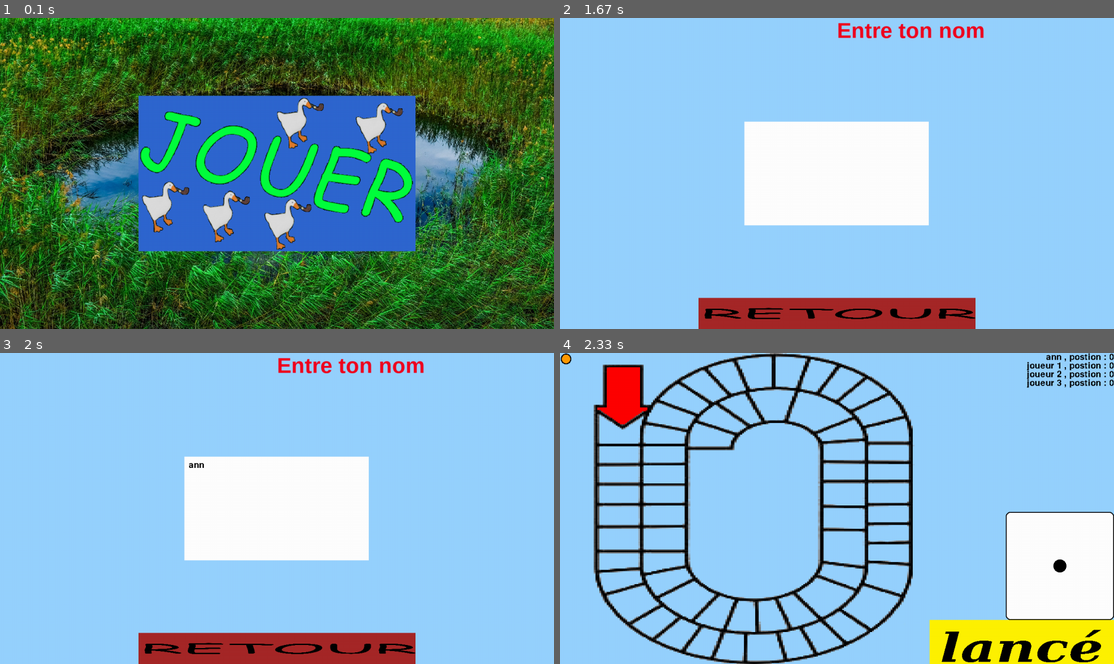
Above: before the commit, frames 1-4 (two rows, left to right).
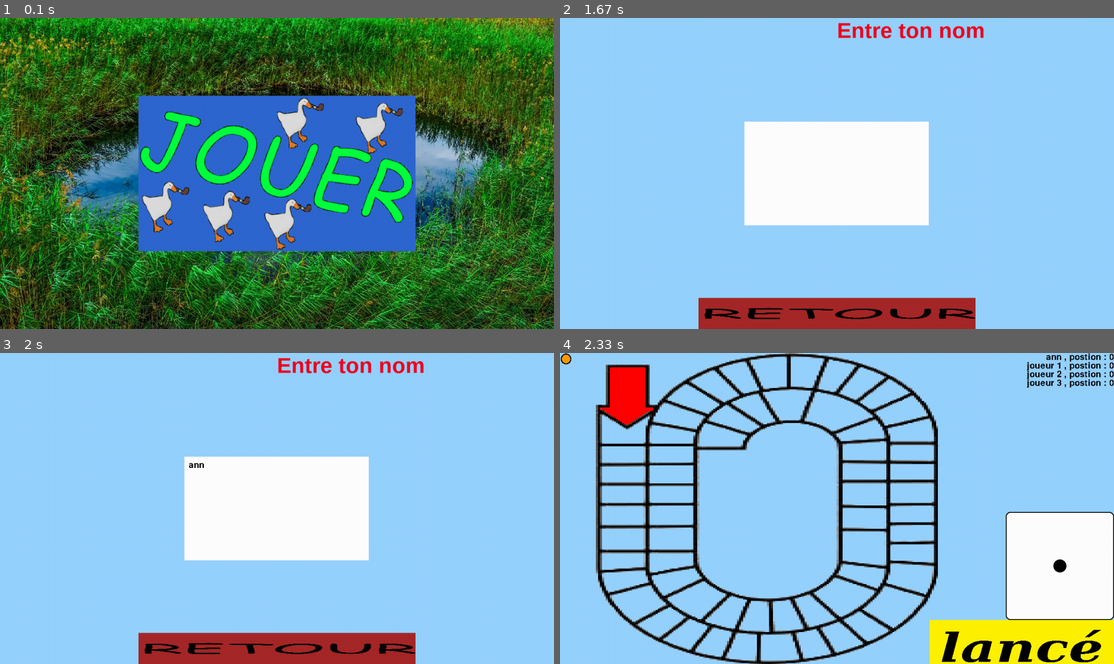
Above: after the commit, the same moments.

Repository: chokinyan/nsi-projet
Game: pygame game, started from projet nsi/projet.py
The game is run twice, just before and just after one commit, with the same random seed, the same clock (stepped at 60 frames per second) and the same inputs.
Inputs (mouse positions are in pixels of both pictures, inside the frame that each line leads up to):
- Up to frame 1 (0.1 s): no input
- Up to frame 2 (1.67 s): click (837, 173) at 0.38 s; click (837, 195) at 0.72 s; click (886, 173) at 1.05 s; click (753, 173) at 1.38 s
- Up to frame 3 (2 s): type "ann" at 1.67 s
- Up to frame 4 (2.33 s): tap Enter at 2 s

Frames 1-3 are identical in both runs. In frame 4, 19% of the frame differs, in the area x 6-69%, y 0-100%.

Commit message:
Update projet.py

Diff:
--- a/projet nsi/projet.py
+++ b/projet nsi/projet.py
@@ -243,11 +243,11 @@
         image_lance = pyg.image.load(r"projet nsi\image\dée\lance.png")
         image_lance = pyg.transform.scale(image_lance,(pyg.display.get_window_size()[0]/3,pyg.display.get_window_size()[1]/7))
         plateaux = pyg.image.load(r"projet nsi\image\image sans droit et utilisable\plateau\plateau.png")
-        plateaux = pyg.transform.scale(plateaux,(self.taille_screen[0]*0.7,self.taille_screen[1]))
+        plateaux = pyg.transform.scale(plateaux,(self.taille_screen[0]*0.75,self.taille_screen[1]))
         bouton.update(Blance = addp.Button(x = pyg.display.get_window_size()[0]-image_lance.get_width(),y = pyg.display.get_window_size()[1]-image_lance.get_height() ,fild = image_lance))
         dée_1_img = pyg.image.load(r"projet nsi\image\dée\1.png")
         ((self.disp).scr).blit(dée_1_img,(pyg.display.get_window_size()[0]-dée_1_img.get_width(),pyg.display.get_window_size()[1]-(image_lance.get_height()+dée_1_img.get_height())))
-        ((self.disp).scr).blit(plateaux,plateaux.get_rect(bottom = self.bottom))
+        ((self.disp).scr).blit(plateaux,self.topleft)
         for j in pion.values():
             ((self.disp).scr).blit(j,plateaux.get_rect(bottom = self.bottom))
         for i in joueur:
